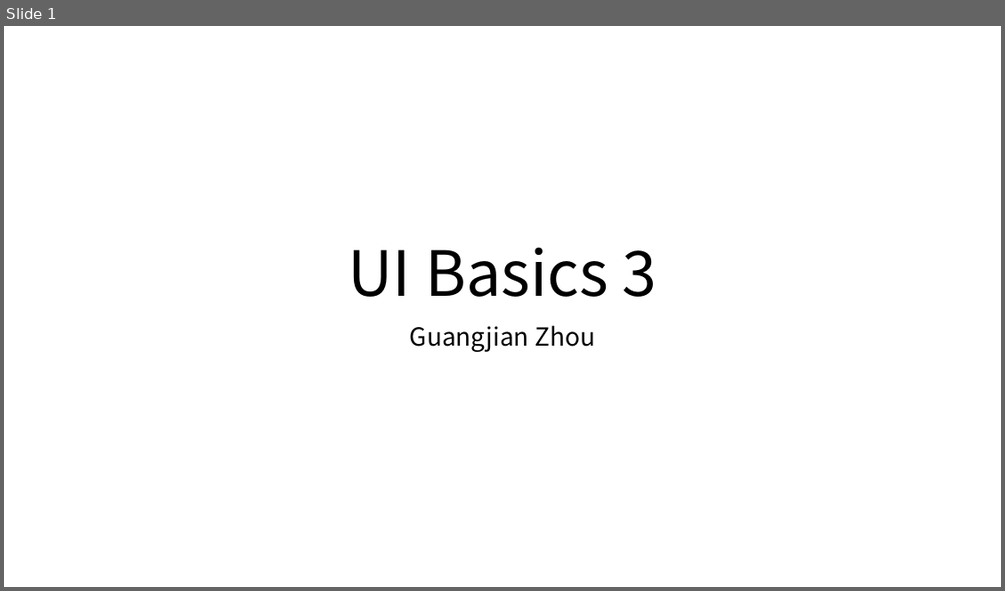
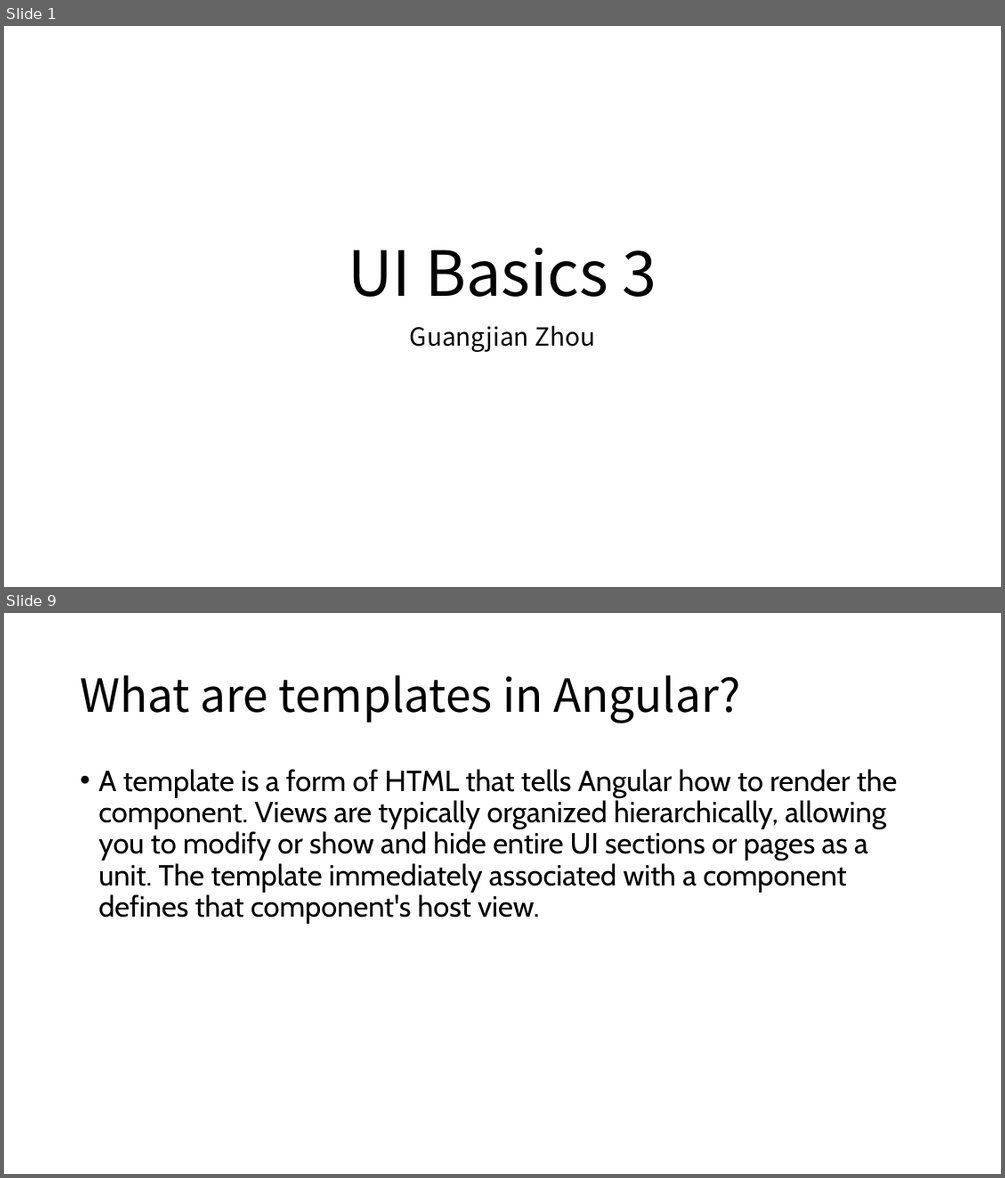
Before and after one commit to Marvioo/Cogent, a slide deck: Java Basics/UI Basics 3.pptx. Shown one above the other, each under a label of ours: slide 1 before the commit, slides 1 and 9 after it; the slides between them are not shown. The pictures are 1005x591 and 1005x1178 pixels, drawn with LibreOffice and Linux fonts; fonts in the diff are those of the drawing. Boxes give left, top, right and bottom in pixels: in the first picture for what was removed or moved away, otherwise in the second. Text is boxed around its words. In the diff, an @@ line names an element or a change of style, - is before the commit and + after.

```diff
--- a/Java Basics/UI Basics 3.pptx
+++ b/Java Basics/UI Basics 3.pptx
@@ slide 9 added at bbox=[4, 613, 1001, 1174], background #FFFFFF @@
@@ title added at bbox=[80, 675, 740, 723], 44 pt, text #000000 @@
+What are templates in Angular?
@@ text added at bbox=[98, 769, 897, 924], 28 pt, text #000000 @@
+• A template is a form of HTML that tells Angular how to render the component. Views are typically organized hierarchically, allowing you to modify or show and hide entire UI sections or pages as a unit. The template immediately associated with a component defines that component's host view.
```
Also in this commit, not shown: 2 slides changed, 12 other slides added.
